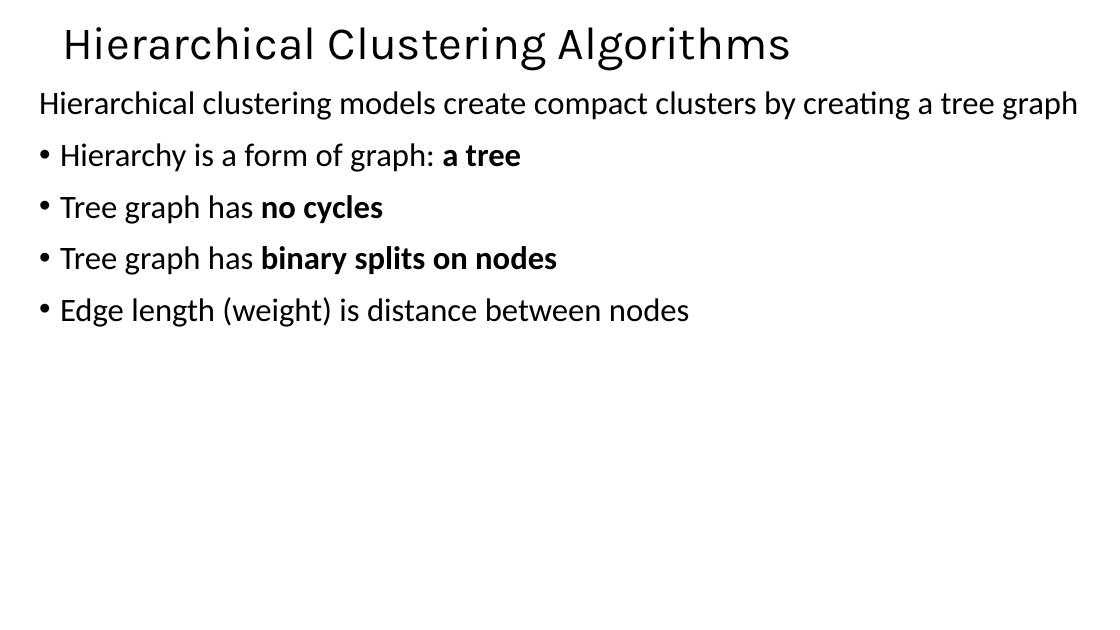
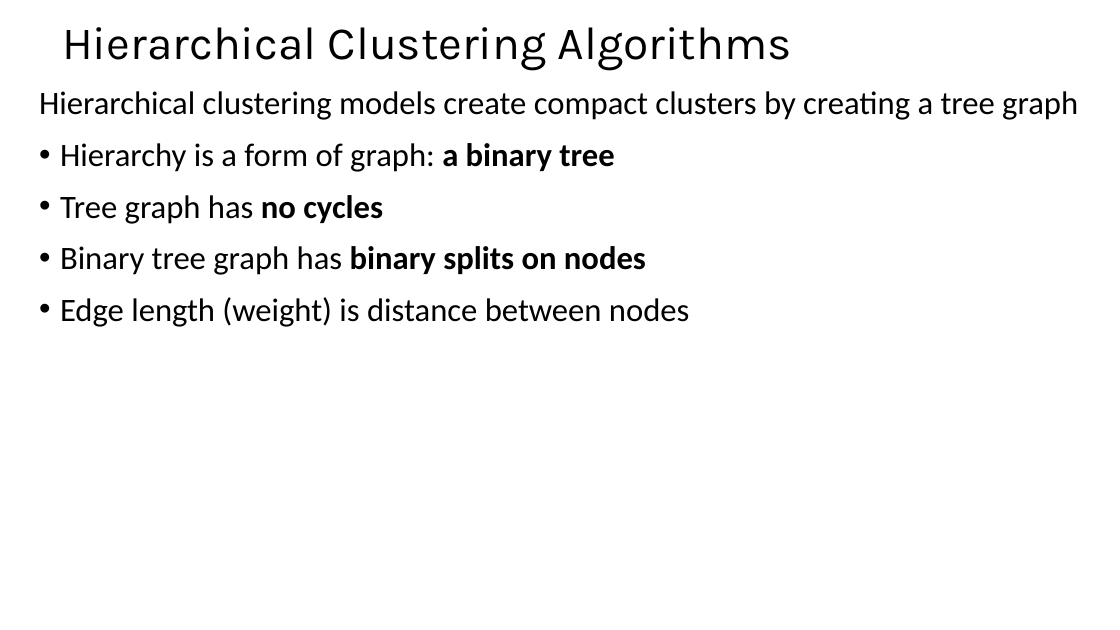
Before and after one commit to LucaComi/CSCI-E-108, a slide deck: slide 49 of slides/9_IntroductionToClustering_Part1.pptx. Drawn at 1120x630 pixels with LibreOffice and Linux fonts; fonts in the diff are those of the drawing. Boxes give left, top, right and bottom in pixels: in the first picture for what was removed or moved away, otherwise in the second. Text is boxed around its words. In the diff, an @@ line names an element or a change of style, - is before the commit and + after.

```diff
--- a/slides/9_IntroductionToClustering_Part1.pptx
+++ b/slides/9_IntroductionToClustering_Part1.pptx
@@ text at bbox=[60, 143, 614, 172]: text changed @@
-• Hierarchy is a form of graph: a tree
+• Hierarchy is a form of graph: a binary tree
@@ text at bbox=[60, 246, 646, 275]: text changed @@
-• Tree graph has binary splits on nodes
+• Binary tree graph has binary splits on nodes
```
Also in this commit, not shown: 7 other slides changed, 1 slide removed.
